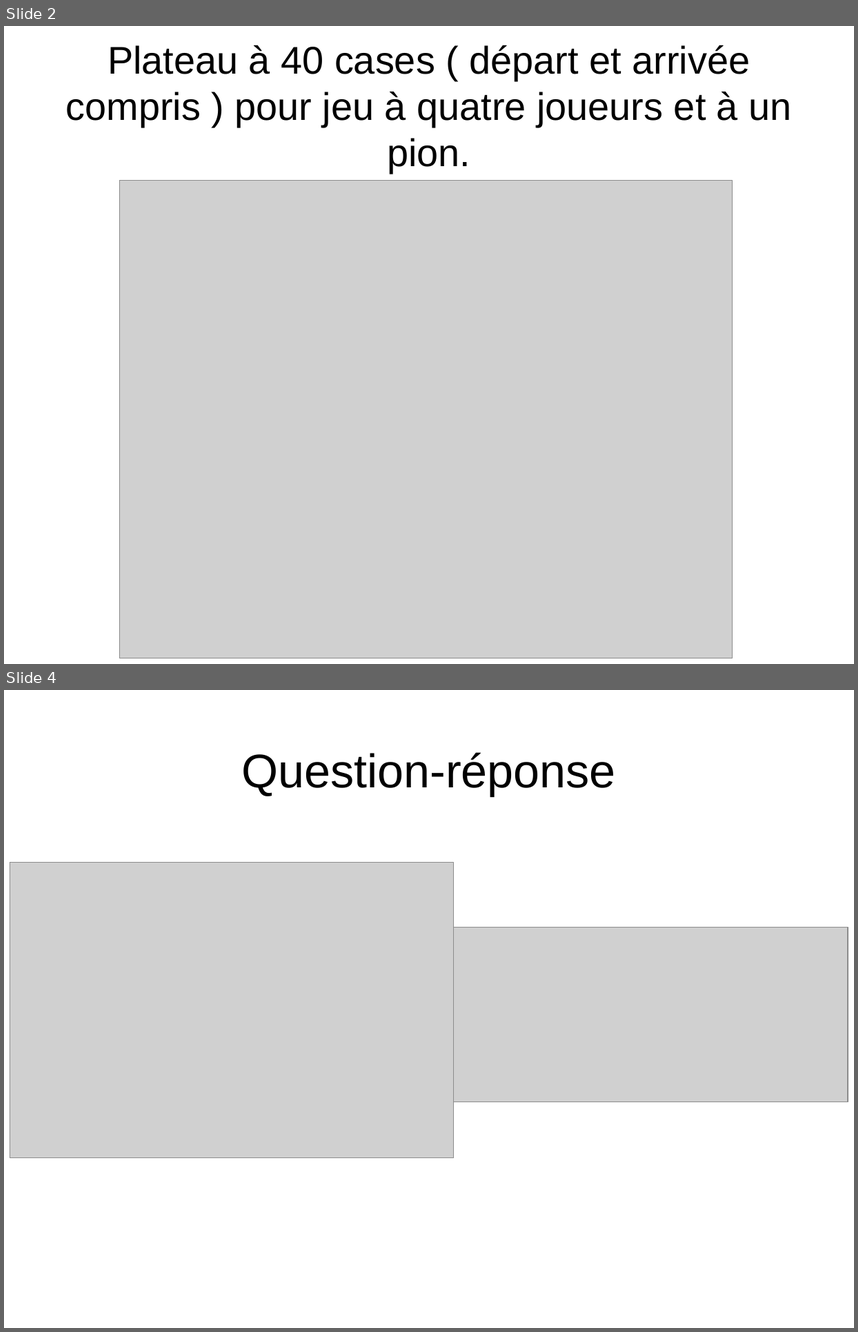
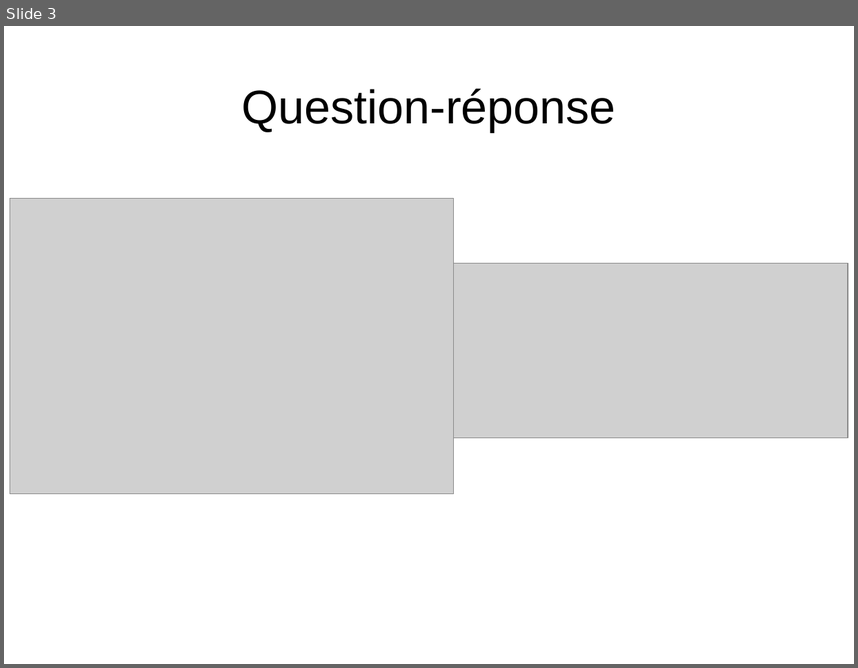
Before and after one commit to kwillup7d/Docs, a slide deck: presa.odp. Shown one above the other, each under a label of ours: slides 2 and 4 before the commit, slide 3 after it; the slides between them are not shown. The pictures are 858x1332 and 858x668 pixels, drawn with LibreOffice and Linux fonts; fonts in the diff are those of the drawing; grey boxes stand for pictures. Boxes give left, top, right and bottom in pixels: in the first picture for what was removed or moved away, otherwise in the second. Text is boxed around its words. In the diff, an @@ line names an element or a change of style, - is before the commit and + after.

```diff
--- a/presa.odp
+++ b/presa.odp
@@ slide 2 removed at box(4, 26, 854, 664), background #FFFFFF @@
@@ title removed at box(65, 45, 792, 173) @@
-Plateau à 40 cases ( départ et arrivée compris ) pour jeu à quatre joueurs et à un pion.
@@ picture removed at box(120, 181, 733, 658) @@
@@ what was slide 4 is now slide 3 @@
```
Also in this commit, not shown: 1 slide added, 1 other slide removed, 3 other files.
